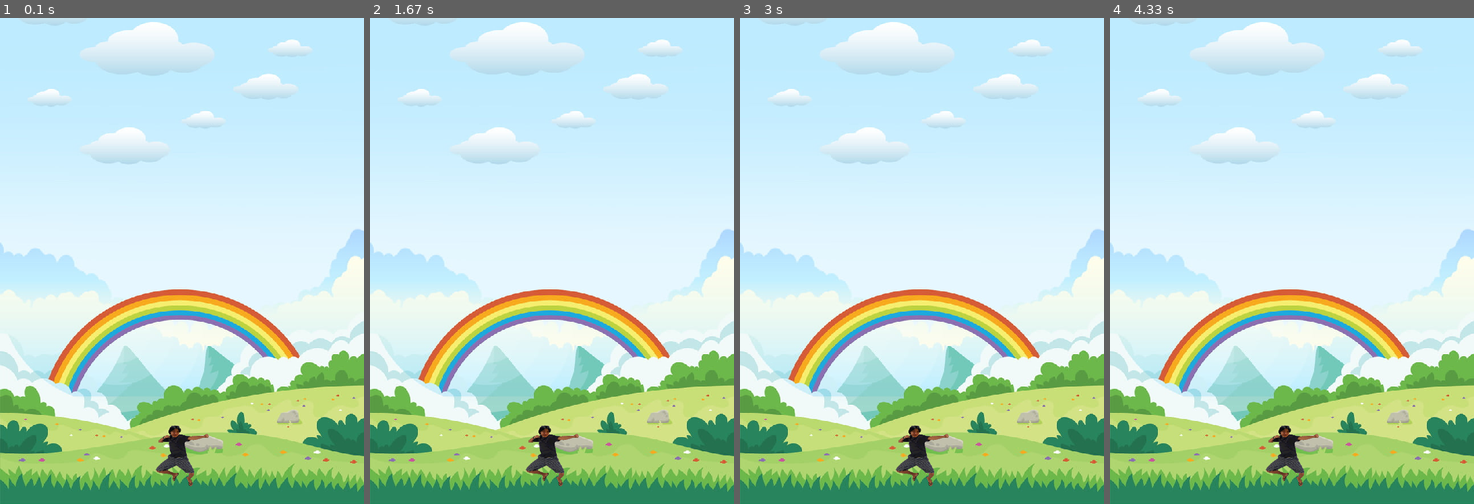
Above: before the commit, frames 1-4 (left to right).
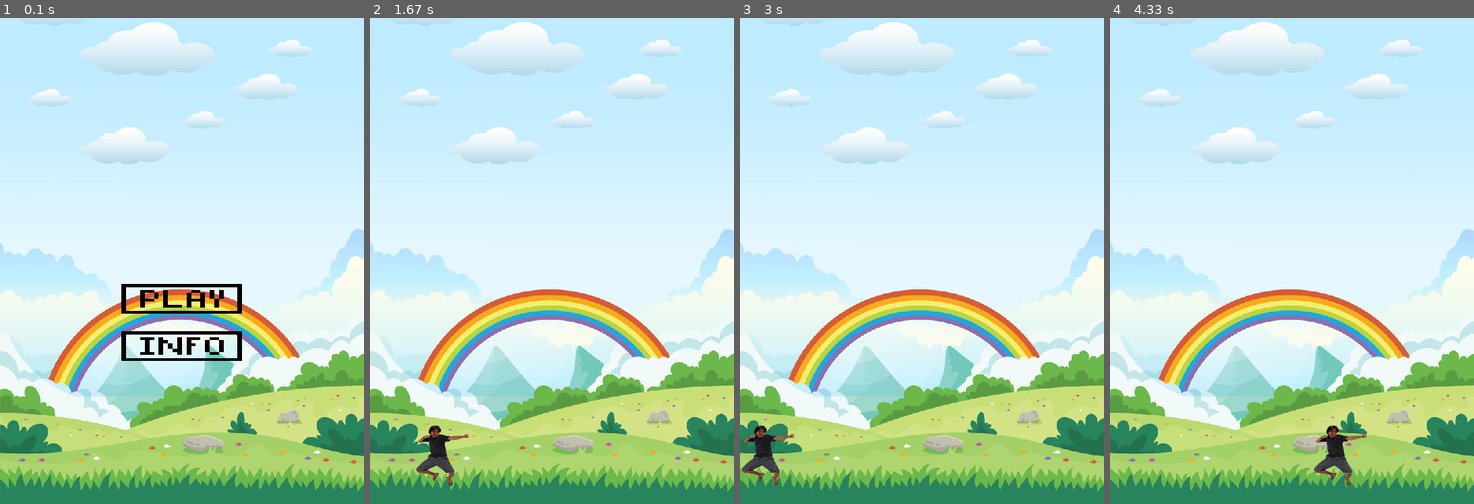
Above: after the commit, the same moments.

Repository: insper-classroom/devlife-23-1-projeto-pygame-henrique-junqueira-luca-feltrin
Game: pygame game, started from jogo.py
Two runs of this game, one before a commit and one after it. Both use one fixed random seed, a clock stepped at 60 frames per second and the inputs below.
Inputs (mouse positions are in pixels of both pictures, inside the frame that each line leads up to):
- Up to frame 1 (0.1 s): no input
- Up to frame 2 (1.67 s): click (566, 299) at 0.38 s; hold D 0.67-1.13 s; hold D 1.17-1.63 s
- Up to frame 3 (3 s): hold A 1.67-2.2 s; hold A 2.23-2.63 s; hold D from 2.67 s (still down)
- Up to frame 4 (4.33 s): release D at 3.3 s; hold A 3.33-3.8 s; hold D 3.83-4.3 s

The runs differ from the first frame. In frame 1, 2.4% of the frame differs, in the area x 33-67%, y 54-97%; in frame 2, 1.3%; in frame 3, 1.3%; in frame 4, 1.3%.

Commit message:
botao_play funcionando

Diff:
--- a/funcoes.py
+++ b/classes.py
@@ -8,45 +8,57 @@
         self.window = pygame.display.set_mode((540,720))
         imagem_fundo = pygame.transform.scale(pygame.image.load('assets/imagem_fundo_pygame.jpg'), (540,720))
         imagem_toshi = pygame.transform.scale(pygame.image.load('assets/toshi.png'),(80,100))
+        botao_play = pygame.transform.scale(pygame.image.load('assets/botao_play.png'),(220,140))
+
+        botao_info = pygame.transform.scale(pygame.image.load('assets/botao_info.png'),(220,140))
+
+        self.state = {
+            'tela_inicio':True,
+            'tela_jogo':False,
+            'tela_gameover': False
+
+        }
 
         self.assets = {
+            'botao_play':botao_play,
+            'rect_play': pygame.Rect(180,350,220,140),
+            'botao_info':botao_info,
             'imagem_fundo': imagem_fundo,
             'toshi':imagem_toshi,
             't0' : 0,
-            'tempo': 0
+            'tempo': 0,
+            'gravidade': 0
         }
 
         self.personagem = Personagem(self.window, [230, 600] , self.assets)
 
     def atualiza_estado(self):
         t1 = pygame.time.get_ticks()
-        tempo = t1- self.assets['t0'] if self.assets['t0']>=0 else t1
-        tempo_real = tempo/1000
+        tempo = (t1- self.assets['t0']) if self.assets['t0']>=0 else t1
         self.assets['t0'] = t1
         self.assets['tempo'] = tempo
 
+        mouse_pos = pygame.mouse.get_pos()
+
         for event in pygame.event.get():
+            if event.type == pygame.MOUSEBUTTONDOWN:
+                if self.assets['rect_play'].collidepoint(mouse_pos):
+                    self.state['tela_inicio'] = False
+                    self.state['tela_jogo'] = True
+
+            if event.type == pygame.KEYDOWN:
+                if event.key == pygame.K_a:
+                    self.personagem.velocidade[0] -=1
+                if event.key == pygame.K_d:
+                    self.personagem.velocidade[0] +=1
+            if event.type == pygame.KEYUP:
+                if event.key == pygame.K_a:
+                    self.personagem.velocidade[0] +=1
+                if event.key == pygame.K_d:
+                    self.personagem.velocidade[0] -=1
+
             if event.type == pygame.QUIT:
                 return False
-            if event.type == pygame.KEYDOWN:
-                if event.key == pygame.K_a:
-                    self.personagem.velocidade[0] -=0.5
-                if event.key == pygame.K_d:
-                    self.personagem.velocidade[0] +=0.5
-                if event.key == pygame.K_w:
-                    self.personagem.velocidade[1] -=0.5
-                if event.key == pygame.K_s:
-                    self.personagem.velocidade[1] +=0.5
-            if event.type == pygame.KEYUP:
-                if event.key == pygame.K_a:
-                    self.personagem.velocidade[0] +=0.5
-                if event.key == pygame.K_d:
-                    self.personagem.velocidade[0] -=0.5
-                if event.key == pygame.K_w:
-                    self.personagem.velocidade[1] +=0.5
-                if event.key == pygame.K_s:
-                    self.personagem.velocidade[1] -=0.5
-
 
 
 
@@ -57,9 +69,17 @@
         return True
 
     def desenha(self):
-        self.window.blit(self.assets['imagem_fundo'],(0,0))
-        self.personagem.desenha()
-        pygame.display.update()
+        if self.state['tela_inicio']:
+            self.window.blit(self.assets['imagem_fundo'],(0,0))
+            self.window.blit(self.assets['botao_play'],(180,350))
+            self.window.blit(self.assets['botao_info'],(180,420))
+
+            pygame.display.update()
+
+        if self.state['tela_jogo']:
+            self.window.blit(self.assets['imagem_fundo'],(0,0))
+            self.personagem.desenha()
+            pygame.display.update()
 
     def game_loop(self):
         while self.atualiza_estado():
@@ -73,13 +93,15 @@
         self.rect = pygame.Rect(pos[0], pos[1], 80, 100)
         self.window = window
         self.assets = assets
+        self
 
     def desenha(self):
+        self.rect.y += self.assets['gravidade']
         self.window.blit(self.assets['toshi'],(self.rect.x, self.rect.y))
 
     def update(self):
-        self.rect.x += self.velocidade[0]*(self.assets['tempo']/1000)
-        self.rect.y += self.velocidade[1]*(self.assets['tempo']/1000)
+        self.rect.x += self.velocidade[0]*self.assets['tempo']
+        self.rect.y += self.velocidade[1]*self.assets['tempo']
 
     def muda_posicao(self):
         if self.rect.x >= 540:
--- a/jogo.py
+++ b/jogo.py
@@ -1,5 +1,4 @@
-from funcoes import *
+from classes import *
 
 teste = Tela()
-
 Tela.game_loop(teste)
Binary file added: assets/Plataforma.png
Binary file added: assets/botao_info.png
Binary file added: assets/botao_play.png
